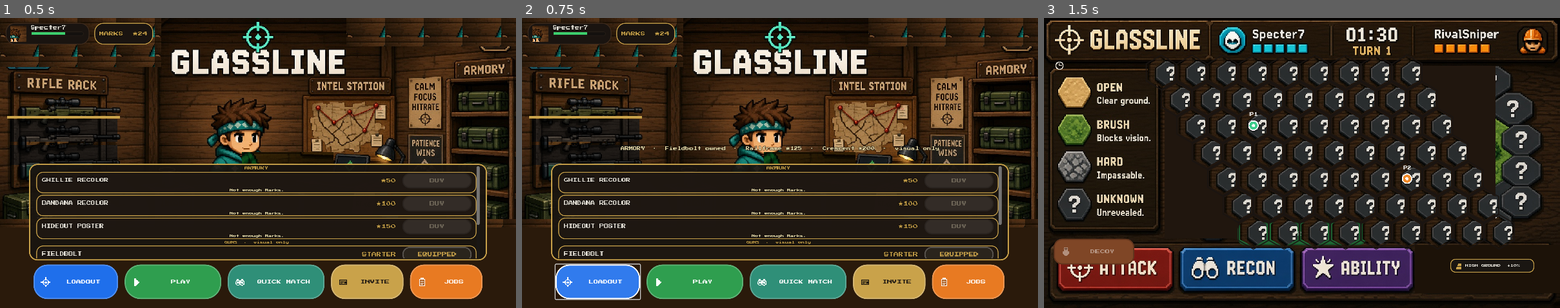
Above: before the commit, frames 1-3 (left to right).
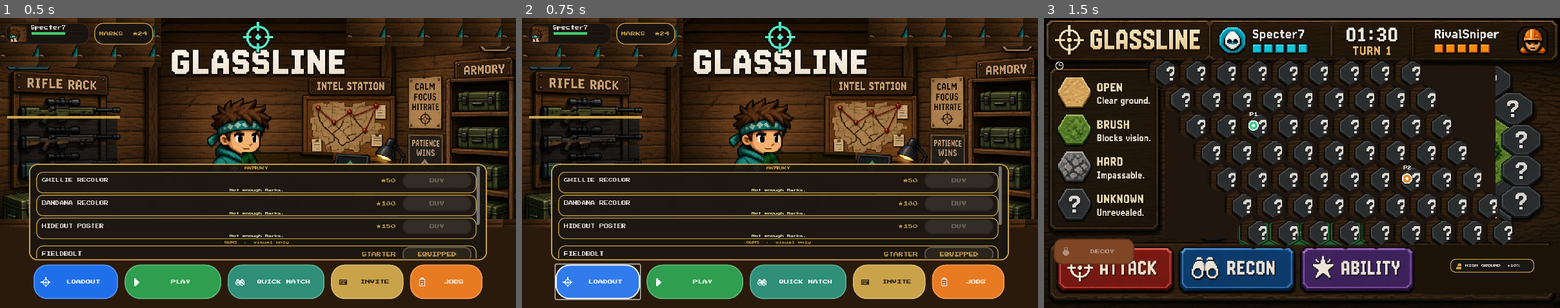
Above: after the commit, the same moments.

Repository: physikal/glassline-godot
Game: Godot game, scene res://scenes/lobby/hideout_lobby.tscn
Two runs of this game, one before a commit and one after it. Both use one fixed random seed, a clock stepped at 60 frames per second and the inputs below.
Inputs:
- Up to frame 1 (0.5 s): no input
- Up to frame 2 (0.75 s): click "LOADOUT" at 0.5 s
- Up to frame 3 (1.5 s): click "PLAY" at 1.25 s

Frame 1 is identical in both runs. In frame 2, 0.5% of the frame differs, in the area x 19-81%, y 44-46%; in frame 3, nothing differs.

Commit message:
Soft P2: gate ARMORY/RACK debug status ribbons
Hideout LOADOUT and capture stills no longer dump Fieldbolt owned/equipped
inventory toasts in normal or LIVE play. Opt-in with GLASSLINE_DEBUG_STATUS=1
or --debug-status for headless/capture. Shop, combat, and art unchanged.

Co-authored-by: physikal <physikal@users.noreply.github.com>

Diff:
--- a/scenes/lobby/hideout_lobby.gd
+++ b/scenes/lobby/hideout_lobby.gd
@@ -421,7 +421,7 @@
 		_shop_row.offset_top = -420
 		_shop_row.offset_bottom = -88
 	_hide_non_gun_shop_rows()
-	_toast_msg("ARMORY  ·  Fieldbolt owned  ·  Railframe ★125  ·  Crescent ★200  ·  visual only")
+	_debug_status_toast(Chrome.armory_debug_ribbon())
 	await _capture_named("res://artifacts/ux/gun_armory_three_row.png", "GUN_ARMORY_THREE_ROW")
 
 
@@ -438,7 +438,7 @@
 	if _shop_row:
 		_shop_row.visible = false
 	_refresh_gun_rack()
-	_toast_msg("RACK  ·  Fieldbolt equipped  ·  Railframe owned  ·  Crescent locked  ·  visual only")
+	_debug_status_toast(Chrome.rack_debug_ribbon())
 	await _capture_named("res://artifacts/ux/gun_rack_dynamic.png", "GUN_RACK_DYNAMIC")
 
 
@@ -1252,10 +1252,8 @@
 		return
 	if _shop_row:
 		_shop_row.visible = true
-	_toast_msg("ARMORY  ·  Fieldbolt owned  ·  Railframe ★%d  ·  Crescent ★%d  ·  visual only" % [
-		Contract.GUN_RAILFRAME_PRICE,
-		Contract.GUN_CRESCENT_PRICE,
-	])
+	## Soft P2: LOADOUT opens ARMORY rows. No inventory-dump ribbon in LIVE play.
+	_debug_status_toast(Chrome.armory_debug_ribbon())
 
 
 func _refresh_shop() -> void:
@@ -1423,6 +1421,11 @@
 	_toast.text = text
 
 
+func _debug_status_toast(text: String) -> void:
+	## Soft P2: ARMORY · Fieldbolt owned… / RACK · Fieldbolt equipped… stay gated.
+	_toast_msg(text if Chrome.debug_status_ribbons() else "")
+
+
 func _toggle_jobs() -> void:
 	if _queue_waiting:
 		return
--- a/scripts/chrome.gd
+++ b/scripts/chrome.gd
@@ -74,6 +74,25 @@
 
 static func marks_star_text(balance: int) -> String:
 	return "★%d" % balance
+
+
+static func debug_status_ribbons() -> bool:
+	## Soft P2: ARMORY / RACK inventory dumps are not production chrome.
+	## Headless / capture can opt in with GLASSLINE_DEBUG_STATUS=1 or --debug-status.
+	if OS.get_environment("GLASSLINE_DEBUG_STATUS") == "1":
+		return true
+	return "--debug-status" in OS.get_cmdline_user_args()
+
+
+static func armory_debug_ribbon() -> String:
+	return "ARMORY  ·  Fieldbolt owned  ·  Railframe ★%d  ·  Crescent ★%d  ·  visual only" % [
+		Contract.GUN_RAILFRAME_PRICE,
+		Contract.GUN_CRESCENT_PRICE,
+	]
+
+
+static func rack_debug_ribbon() -> String:
+	return "RACK  ·  Fieldbolt equipped  ·  Railframe owned  ·  Crescent locked  ·  visual only"
 
 
 static func chunk_button(text: String, bg: Color, fg: Color, min_size: Vector2 = Vector2(220, 64)) -> Button:
--- a/tools/headless_loop_test.gd
+++ b/tools/headless_loop_test.gd
@@ -9,6 +9,7 @@
 const MarksPayout := preload("res://types/marks_payout.gd")
 const Shop := preload("res://types/shop.gd")
 const HexMath := preload("res://scripts/hex_math.gd")
+const Chrome := preload("res://scripts/chrome.gd")
 const MockScript := preload("res://autoload/mock_match_server.gd")
 const SessionScript := preload("res://autoload/client_session.gd")
 
@@ -1498,6 +1499,9 @@
 	_expect(failed, not Contract.is_decor_chrome(Contract.GUN_RAILFRAME), "gun is not decor chrome")
 	_expect(failed, Contract.GUN_VISUAL_COPY.find("visual") >= 0, "G6 zero-combat copy")
 	_expect(failed, Shop.row_status_text(true, true, true).find("visual") >= 0, "G6 EQUIPPED copy visual only")
+	_expect(failed, not Chrome.debug_status_ribbons(), "P2 ARMORY/RACK debug ribbons off by default")
+	_expect(failed, Chrome.armory_debug_ribbon().find("Fieldbolt owned") >= 0, "P2 ARMORY debug ribbon copy stays gated")
+	_expect(failed, Chrome.rack_debug_ribbon().find("Fieldbolt equipped") >= 0, "P2 RACK debug ribbon copy stays gated")
 
 	var session = SessionScript.new()
 	session.apply_shop(catalog)
